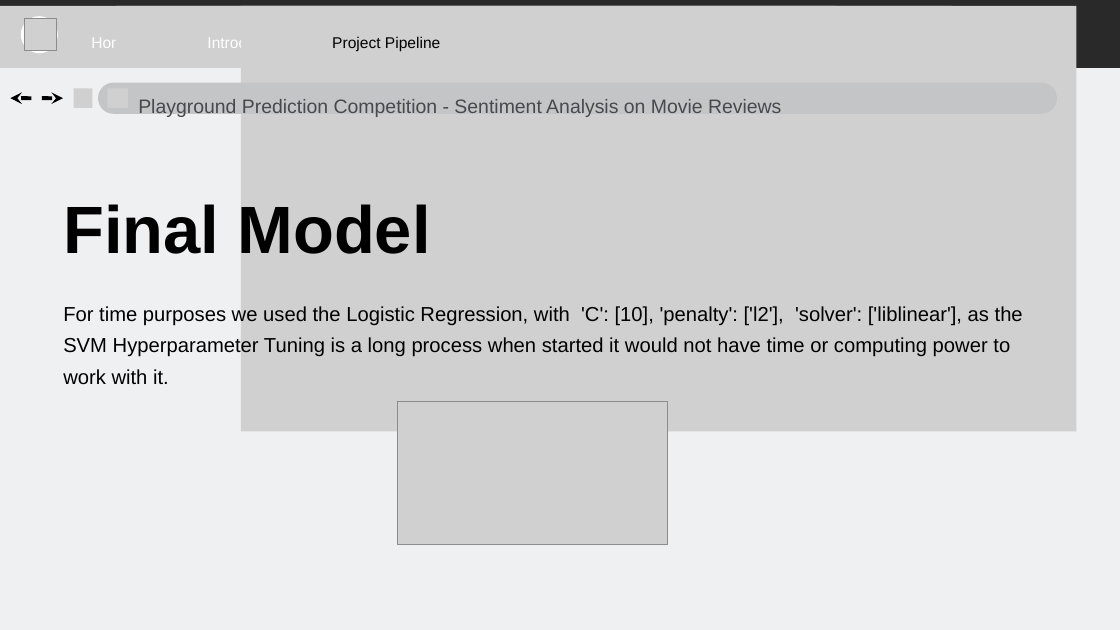
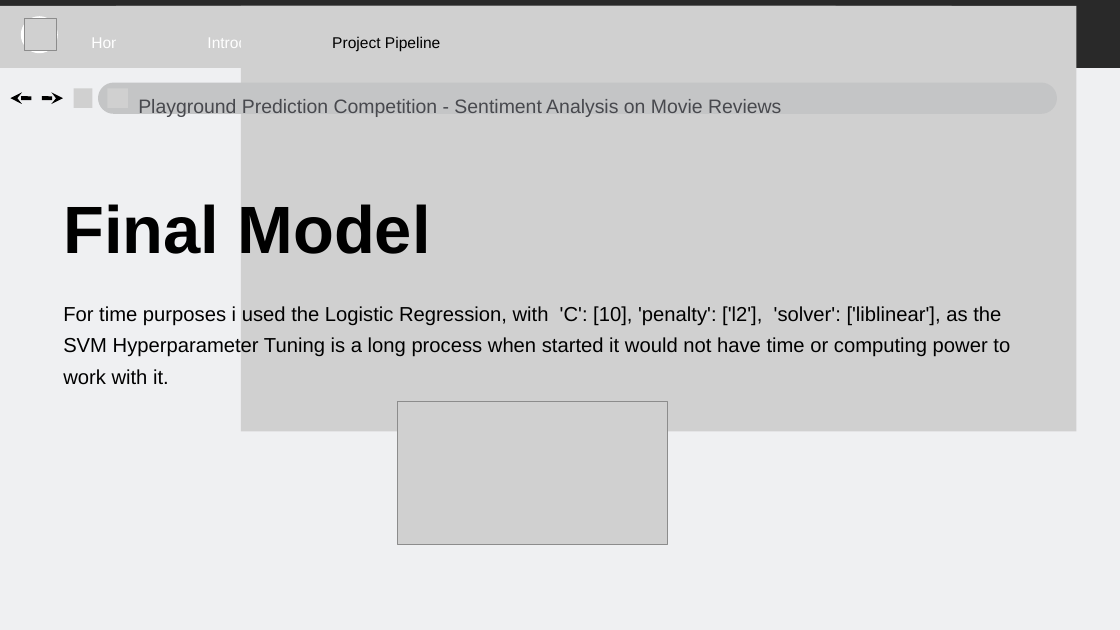
Before and after one commit to ShaQ90/final_project, a slide deck: slide 8 of slides/Final_project_presentation.odp. Drawn at 1120x630 pixels with LibreOffice and Linux fonts; fonts in the diff are those of the drawing; grey boxes stand for pictures; background and template pictures are left out. Boxes give left, top, right and bottom in pixels: in the first picture for what was removed or moved away, otherwise in the second. Text is boxed around its words. In the diff, an @@ line names an element or a change of style, - is before the commit and + after.

```diff
--- a/slides/Final_project_presentation.odp
+++ b/slides/Final_project_presentation.odp
@@ text at [63, 306, 1010, 385]: text changed @@
-For time purposes we used the Logistic Regression, with 'C': [10], 'penalty': ['l2'], 'solver': ['liblinear'], as the SVM Hyperparameter Tuning is a long process when started it would not have time or computing power to work with it.
+For time purposes i used the Logistic Regression, with 'C': [10], 'penalty': ['l2'], 'solver': ['liblinear'], as the SVM Hyperparameter Tuning is a long process when started it would not have time or computing power to work with it.
```
Also in this commit, not shown: 6 other slides changed, 1 other file.
